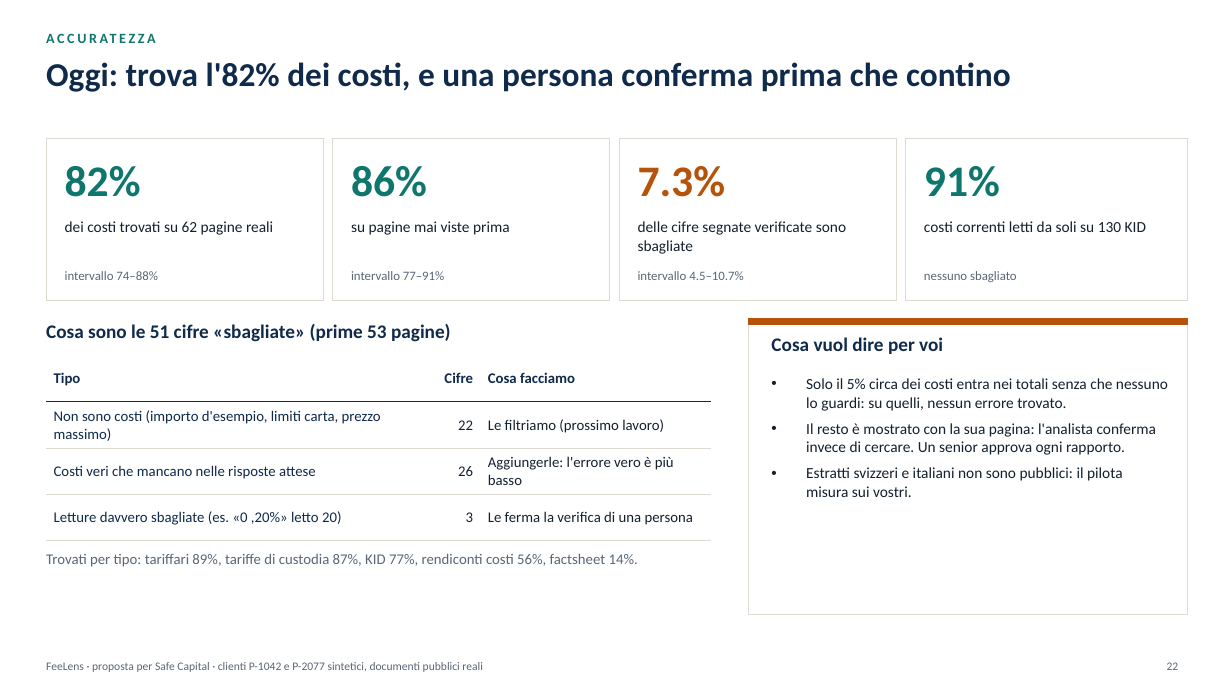
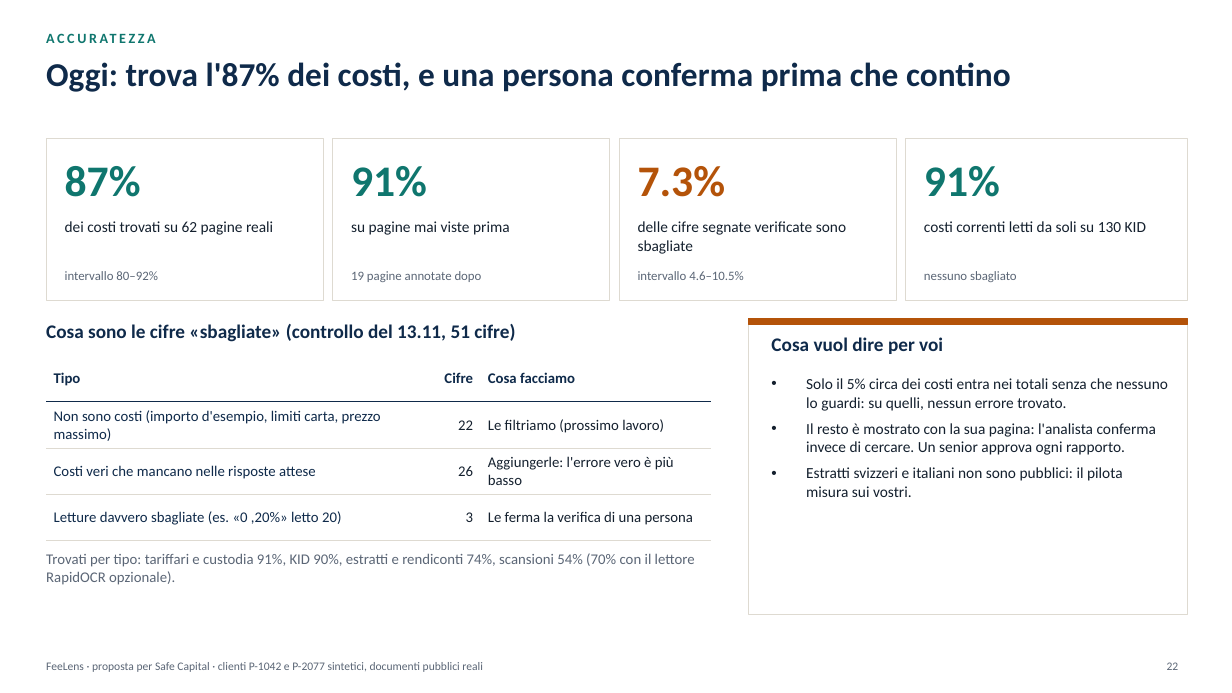
Before and after one commit to rossotti-alessandro/PortfolioCostEngine, a slide deck: slide 22 of slides/FeeLens_Proposta_IT.pptx. Drawn at 1232x693 pixels with LibreOffice and Linux fonts; fonts in the diff are those of the drawing. Boxes give left, top, right and bottom in pixels: in the first picture for what was removed or moved away, otherwise in the second. Text is boxed around its words. In the diff, an @@ line names an element or a change of style, - is before the commit and + after.

```diff
--- a/slides/FeeLens_Proposta_IT.pptx
+++ b/slides/FeeLens_Proposta_IT.pptx
@@ text at bbox=[46, 62, 1011, 92]: text changed @@
-Oggi: trova l'82% dei costi, e una persona conferma prima che contino
+Oggi: trova l'87% dei costi, e una persona conferma prima che contino
@@ text at bbox=[65, 166, 141, 197]: text changed @@
-82%
+87%
@@ text at bbox=[351, 166, 427, 197]: text changed @@
-86%
+91%
@@ text at bbox=[65, 271, 157, 280]: text changed @@
-intervallo 74–88%
+intervallo 80–92%
@@ text at bbox=[351, 271, 482, 282]: text changed @@
-intervallo 77–91%
+19 pagine annotate dopo
@@ text at bbox=[638, 271, 743, 280]: text changed @@
-intervallo 4.5–10.7%
+intervallo 4.6–10.5%
@@ text at bbox=[46, 324, 515, 342]: text changed @@
-Cosa sono le 51 cifre «sbagliate» (prime 53 pagine)
+Cosa sono le cifre «sbagliate» (controllo del 13.11, 51 cifre)
@@ text at bbox=[46, 553, 695, 585]: text changed @@
-Trovati per tipo: tariffari 89%, tariffe di custodia 87%, KID 77%, rendiconti costi 56%, factsheet 14%.
+Trovati per tipo: tariffari e custodia 91%, KID 90%, estratti e rendiconti 74%, scansioni 54% (70% con il lettore RapidOCR opzionale).
```
Also in this commit, not shown: 3 other slides changed, 20 other files.
